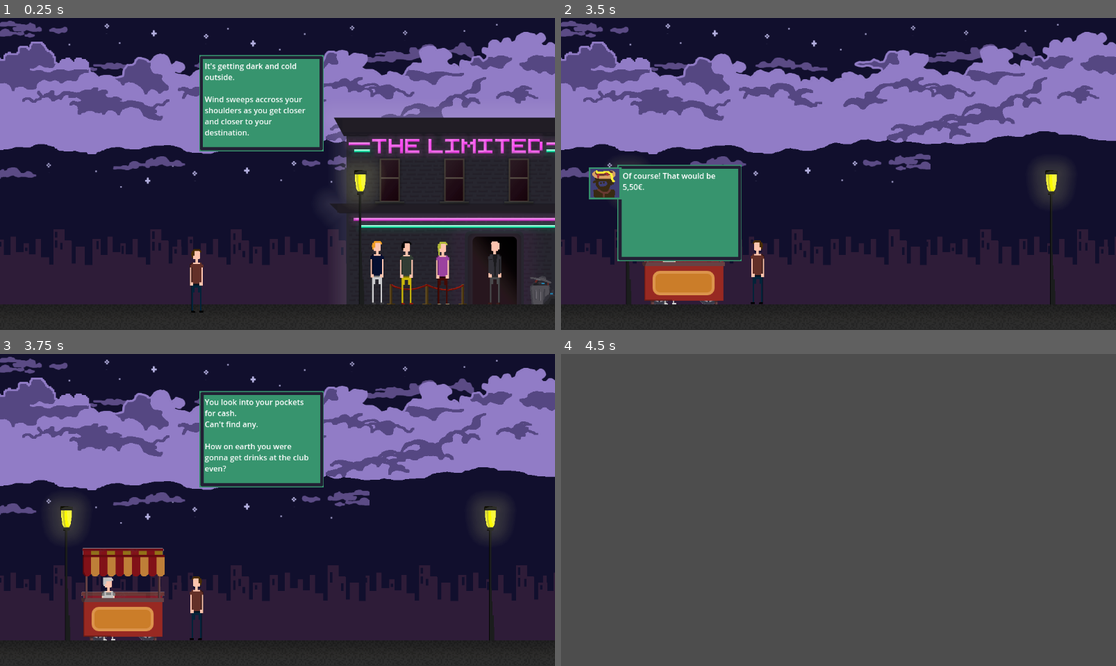
Above: before the commit, frames 1-4 (two rows, left to right).
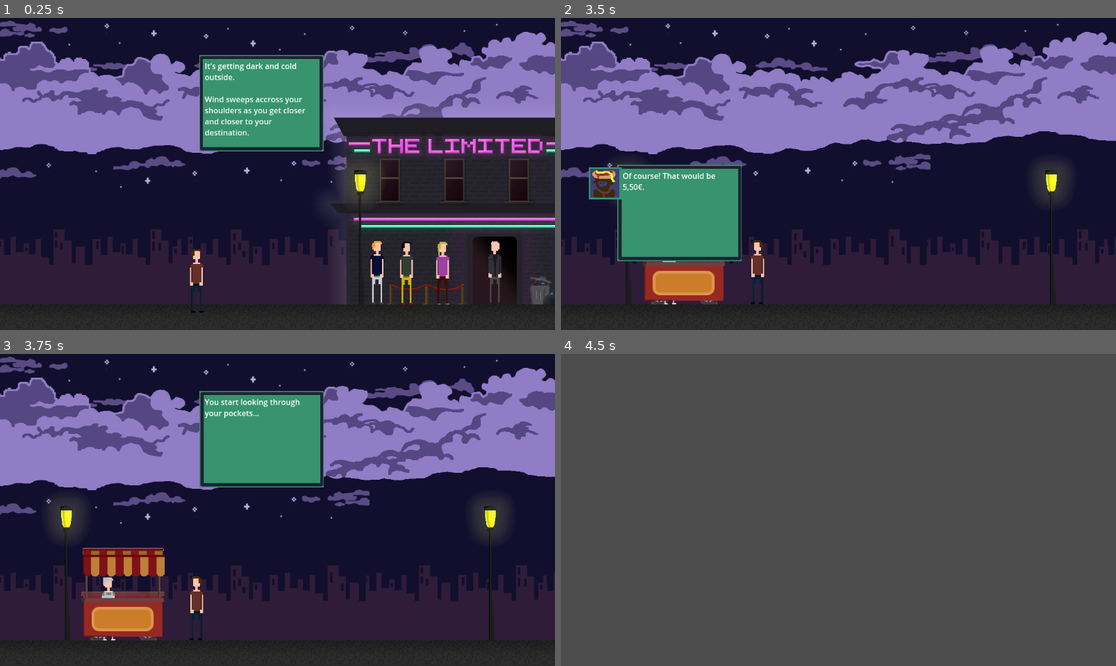
Above: after the commit, the same moments.

Repository: LudumSJB/The-Limited
Game: Godot game, scene res://scenes/root.tscn
Same seed, same stepped clock (60 frames per second), same inputs: the game is played once before the commit and once after it.
Inputs:
- Up to frame 1 (0.25 s): no input
- Up to frame 2 (3.5 s): tap Enter (ui_accept) at 0.5, 0.77, 1.25, 1.52, 2, 2.75, 3.02 s; hold D (right) 0.53-2.03 s; tap Space (action_button) at 0.6, 1.35, 2.3, 2.85 s; hold A (left) 2.03-2.78 s; tap N (next_level) at 2.1 s; hold D (right) from 2.78 s (still down)
- Up to frame 3 (3.75 s): keep holding D (right); tap Enter (ui_accept) at 3.5 s; tap Space (action_button) at 3.6 s
- Up to frame 4 (4.5 s): tap Enter (ui_accept) at 3.77, 4.25 s; release D (right) at 4.28 s; hold A (left) from 4.28 s (still down); tap N (next_level) at 4.35 s

Frames 1-2 are identical in both runs. In frame 3, 0.8% of the frame differs, in the area x 36-56%, y 14-38%; in frame 4, nothing differs.
Error in both runs: Invalid access of index '2' on a base object of type: 'Array'. (res://Scripts/root.gd:40)

Commit message:
add minigame to level 2

Diff:
--- a/Scripts/AreaHitter.gd
+++ b/Scripts/AreaHitter.gd
@@ -5,14 +5,22 @@
 signal playerHit
 signal playerMiss
 
+var is_active = false
+
 # Called when the node enters the scene tree for the first time.
 func _ready():
 	pass # Replace with function body.
 
 # Called every frame. 'delta' is the elapsed time since the previous frame.
 func _process(delta):
-	check_if_player_can_hit()
-	pass
+	if is_active:
+		check_if_player_can_hit()
+
+func activateMinigame():
+	is_active = true
+
+func endMinigame():
+	is_active = false
 
 func check_if_player_can_hit():
 	if canHit == true and Input.is_action_just_pressed("action_button"): # checks for when the player is able to hit and if they do hit
@@ -23,17 +31,13 @@
 func player_on_point(area):
 	if area.name == "HitArea": # checks if the current collision area is a hittable area
 		canHit = true
-	pass # Replace with function body.
 
 func player_off_point(area):
 	if area.name == "HitArea": # checks if the current collision area is a non-hittable area
 		canHit = false
-	pass # Replace with function body.
 
 func player_on_time():
 	print("On Time!")
-	pass # Replace with function body.
 
 func player_not_on_time():
 	print("You Fucked Up!")
-	pass # Replace with function body.
--- /dev/null
+++ b/Scripts/TimingAccuracyBar.gd
@@ -0,0 +1,8 @@
+extends CanvasLayer
+
+@onready var area_hitter = $Control/Path2D/PathFollow2D/AreaHitter
+@onready var timing_accuracy_bar = $"."
+
+func activateMinigame():
+	timing_accuracy_bar.visible = true
+	area_hitter.activateMinigame()
--- /dev/null
+++ b/Scripts/level2.gd
@@ -0,0 +1,9 @@
+extends Node2D
+
+signal play_minigame
+
+@onready var timing_accuracy_bar = $TimingAccuracyBar
+
+
+func _on_play_minigame():
+	timing_accuracy_bar.activateMinigame()
--- a/dialogs/act2.json
+++ b/dialogs/act2.json
@@ -19,7 +19,7 @@
 	},
 	{
 		"dialog_position": 0,
-		"text": "You look into your pockets for cash. \nCan't find any.\n\nHow on earth you were gonna get drinks at the club even?",
-		"action": 0
+		"text": "You start looking through your pockets...",
+		"action": 3
 	},
 ]
--- a/scenes/TimingAccuracyBar.tscn
+++ b/scenes/TimingAccuracyBar.tscn
@@ -1,6 +1,7 @@
-[gd_scene load_steps=8 format=3 uid="uid://b6l61udpegwlt"]
+[gd_scene load_steps=9 format=3 uid="uid://b6l61udpegwlt"]
 
 [ext_resource type="Texture2D" uid="uid://d2ris57do1h7c" path="res://assets/images/generic_testing.png" id="1_bi0sx"]
+[ext_resource type="Script" path="res://Scripts/TimingAccuracyBar.gd" id="1_pn3d0"]
 [ext_resource type="Script" path="res://Scripts/AreaHitterPath.gd" id="2_cw10n"]
 [ext_resource type="Script" path="res://Scripts/AreaHitter.gd" id="3_bn6ww"]
 
@@ -21,6 +22,7 @@
 size = Vector2(12.6316, 10.2491)
 
 [node name="TimingAccuracyBar" type="CanvasLayer"]
+script = ExtResource("1_pn3d0")
 
 [node name="Control" type="Control" parent="."]
 layout_mode = 3
--- a/scenes/level2.tscn
+++ b/scenes/level2.tscn
@@ -1,12 +1,15 @@
-[gd_scene load_steps=6 format=3 uid="uid://ctlw8404m37lt"]
+[gd_scene load_steps=8 format=3 uid="uid://ctlw8404m37lt"]
 
 [ext_resource type="Texture2D" uid="uid://b8holljqla57r" path="res://assets/images/background_hotdog.png" id="1_66f5f"]
+[ext_resource type="Script" path="res://Scripts/level2.gd" id="1_wey8r"]
 [ext_resource type="PackedScene" uid="uid://bd36h1vyy37d5" path="res://scenes/dialog_system.tscn" id="2_6ig56"]
 [ext_resource type="Texture2D" uid="uid://y8nlnxed1dhu" path="res://assets/images/face_01.png" id="3_5dw1c"]
 [ext_resource type="Texture2D" uid="uid://bxroqdmin4ebs" path="res://assets/images/face_03.png" id="4_qe2ku"]
 [ext_resource type="Texture2D" uid="uid://p6utjqrntdkq" path="res://assets/images/hero.png" id="5_rjxae"]
+[ext_resource type="PackedScene" uid="uid://b6l61udpegwlt" path="res://scenes/TimingAccuracyBar.tscn" id="6_iaaju"]
 
 [node name="level2" type="Node2D"]
+script = ExtResource("1_wey8r")
 
 [node name="Sprite2D" type="Sprite2D" parent="."]
 position = Vector2(576, 324)
@@ -20,3 +23,8 @@
 position = Vector2(408, 528)
 texture = ExtResource("5_rjxae")
 flip_h = true
+
+[node name="TimingAccuracyBar" parent="." instance=ExtResource("6_iaaju")]
+visible = false
+
+[connection signal="play_minigame" from="." to="." method="_on_play_minigame"]
--- a/scripts/dialog_system.gd
+++ b/scripts/dialog_system.gd
@@ -3,7 +3,8 @@
 enum DialogActions {
 	None = 0,
 	CloseDialog = 1,
-	NextScene = 2
+	NextScene = 2,
+	PlayMiniGame = 3
 }
 
 @onready var rich_text_label = $Sprite2D/RichTextLabel
@@ -25,6 +26,7 @@
 
 var change_scene_after_dialog_close: bool = false
 var close_dialog_after_dialog_close: bool = false
+var play_minigame_after_dialog_close: bool = false
 
 var root: Node
 
@@ -48,7 +50,16 @@
 				hideText()
 				close_dialog_after_dialog_close = false
 				return
+			if play_minigame_after_dialog_close:
+				hideText()
+				startMinigame()
+				play_minigame_after_dialog_close = false
+				return
 			nextText()
+
+func startMinigame():
+	var level = get_node("..")
+	level.emit_signal("play_minigame")
 
 func loadDialogs():
 	var file = FileAccess.open(dialogsPath, FileAccess.READ)
@@ -100,7 +111,10 @@
 
 	if dialog.has("action"):
 		var action = dialog.action
+		print("action: ", action)
 		if action == DialogActions.NextScene as int:
 			change_scene_after_dialog_close = true
 		elif action == DialogActions.CloseDialog as int:
 			close_dialog_after_dialog_close = true
+		elif action == DialogActions.PlayMiniGame as int:
+			play_minigame_after_dialog_close = true
